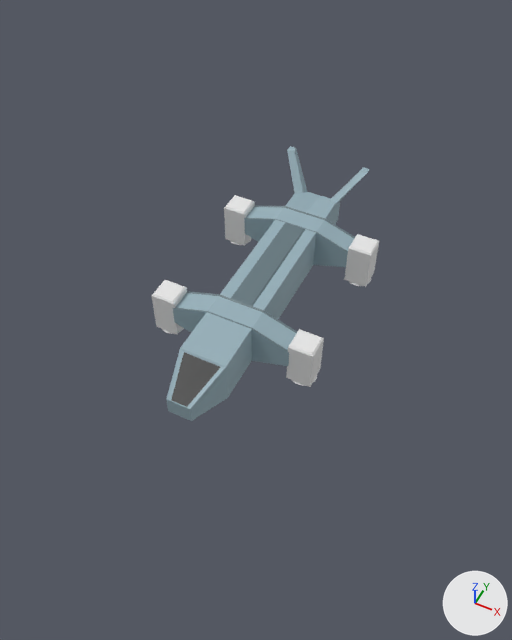
The glTF model src/asset/spaceship/endeavour.glb as it was, and as the next commit left it.
Camera for both pictures: a camera (50 mm lens) standing at (9.3, -19.7, 22.0) and looking at (0.5, -2.0, -0.1). The axes (+X, +Y, +Z) are drawn at lower right. The lights are the same throughout. Vertices at the same position are counted once.

Names of what the first picture shows: 'hoverThruster1', 'hoverThruster1.001', 'hoverThruster1.002', 'hoverThruster1.003', 'hull'.
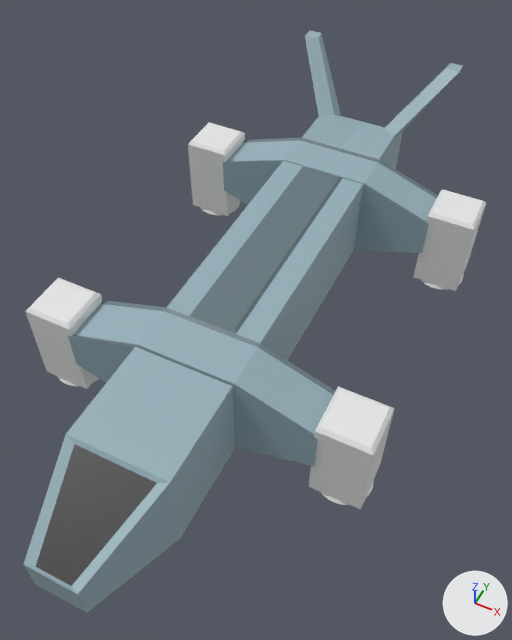
Commit message: added logic for thrusters

Where the change shows, as pixel boxes [x1, y1, x2, y2] in the pictures (512 x 640 px; the box of a moved part takes in the faces that stretch with it):
'hull', mesh rescaled (116% wider, 112% taller)
    before: [166, 146, 369, 421]
    after: [23, 30, 463, 613]
'hoverThruster1.004', added
    after: [309, 386, 394, 510]
'hoverThruster1.001', mesh rescaled, moved
    before: [286, 329, 324, 387]
    after: [25, 278, 102, 389]
'hoverThruster1.003', mesh rescaled, moved (131% wider, 96% taller)
    before: [224, 195, 255, 246]
    after: [413, 190, 486, 291]
'hoverThruster1.002', mesh rescaled, moved (61% wider, 74% taller)
    before: [344, 234, 379, 287]
    after: [188, 123, 245, 216]
'hoverThruster1', deleted
    before: [152, 280, 187, 335]
part 2 of me_cube_001, moved or reshaped
    before: [152, 195, 379, 387]
    after: [25, 123, 486, 510]

The change, as a diff of the scene's bpy script:
```diff
--- a/src/asset/spaceship/endeavour.glb.py
+++ b/src/asset/spaceship/endeavour.glb.py
@@ me_cube @@
 me_cube.from_pydata(...)  # 170 vertices, 336 faces; spans x -2.64..2.64, y -7.45..6.58, z -1.0..2.35
 # used by ob_hull; location = (0.0, 0.0, 0.0)
+# me_cube part 1: the whole mesh is scaled about the mesh origin by 2
 me_cube.materials.append(mat_material)
@@ me_cube_001 @@
 me_cube_001.from_pydata(...)  # 400 vertices, 792 faces; spans x -0.58..0.57, y -0.57..0.57, z -1.05..1.04
 # used by ob_hoverthruster1_001; location = (3.11, -2.9, -0.27)
+# me_cube_001 part 2: the whole mesh is scaled about the mesh origin by 2
@@ ob_hoverthruster1 @@
-ob_hoverthruster1 = bpy.data.objects.new('hoverThruster1', me_cube_001)
-ob_hoverthruster1.location = (-3.11, -2.9, -0.27)
@@ ob_hoverthruster1_001 @@
 ob_hoverthruster1_001 = bpy.data.objects.new('hoverThruster1.001', me_cube_001)
-ob_hoverthruster1_001.location = (3.11, -2.9, -0.27)
+ob_hoverthruster1_001.location = (-6.21, -5.77, -0.64)
@@ ob_hoverthruster1_002 @@
 ob_hoverthruster1_002 = bpy.data.objects.new('hoverThruster1.002', me_cube_001)
-ob_hoverthruster1_002.location = (3.11, 3.44, -0.27)
+ob_hoverthruster1_002.location = (-6.21, 6.93, -0.64)
@@ ob_hoverthruster1_003 @@
 ob_hoverthruster1_003 = bpy.data.objects.new('hoverThruster1.003', me_cube_001)
-ob_hoverthruster1_003.location = (-3.11, 3.44, -0.27)
+ob_hoverthruster1_003.location = (6.21, 6.93, -0.64)
@@ ob_hoverthruster1_004 @@
+ob_hoverthruster1_004 = bpy.data.objects.new('hoverThruster1.004', me_cube_001)
+ob_hoverthruster1_004.location = (6.21, -5.77, -0.64)
```
